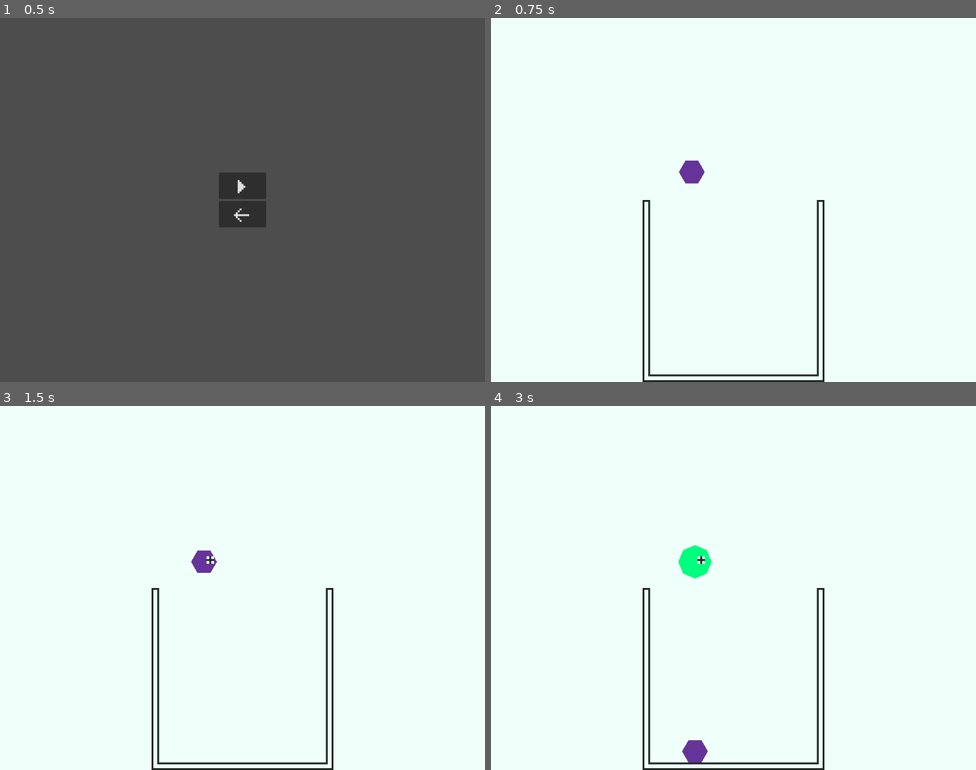
Above: before the commit, frames 1-4 (two rows, left to right).
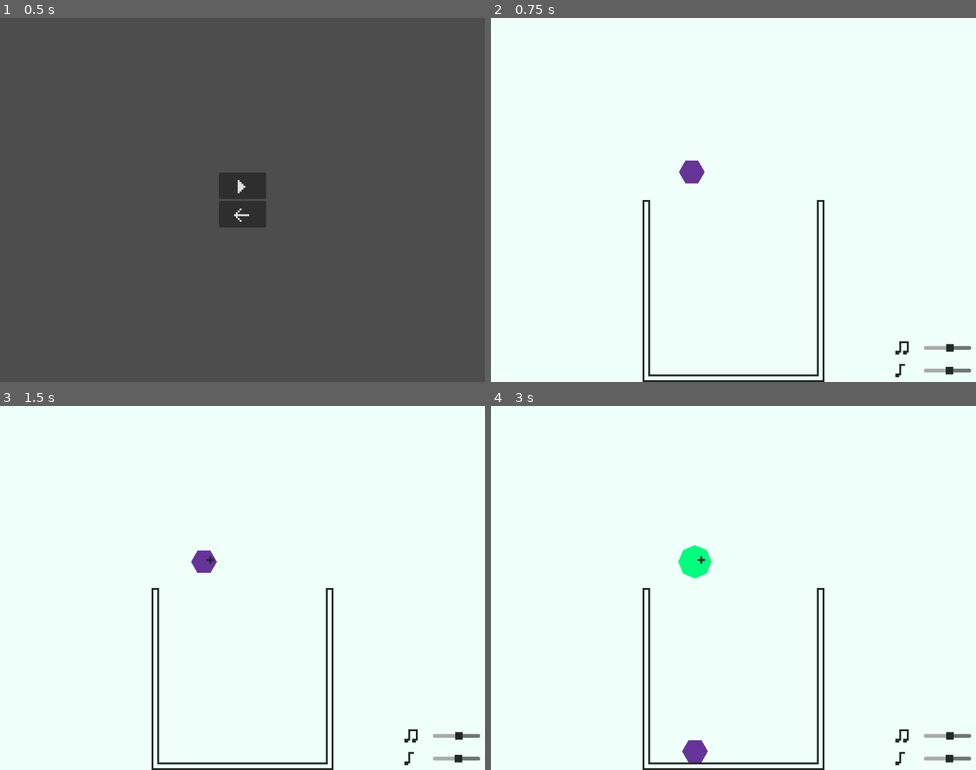
Above: after the commit, the same moments.

Repository: Silvester56/suikagon
Game: Godot game, scene res://scenes/main_menu.tscn
The game is run twice, just before and just after one commit, with the same random seed, the same clock (stepped at 60 frames per second) and the same inputs.
Inputs:
- Up to frame 1 (0.5 s): no input
- Up to frame 2 (0.75 s): click "M" at 0.5 s
- Up to frame 3 (1.5 s): tap Enter at 1.25 s; hold D (right) from 1.28 s (still down); tap Space (drop) at 1.35 s
- Up to frame 4 (3 s): release D (right) at 2.03 s; hold A (left) 2.03-2.78 s; tap Space (drop) at 2.1, 2.85 s; hold D (right) from 2.78 s (still down)

Frame 1 is identical in both runs. In frame 2, 0.3% of the frame differs, in the area x 83-99%, y 88-99%; in frame 3, 0.4%; in frame 4, 0.4%, in the area x 42-99%, y 41-99%.

Commit message:
Add music and SFX

Diff:
--- /dev/null
+++ b/default_bus_layout.tres
@@ -0,0 +1,16 @@
+[gd_resource type="AudioBusLayout" format=3 uid="uid://vgd0xrr5q6fu"]
+
+[resource]
+bus/0/volume_db = -10.9863
+bus/1/name = &"Music"
+bus/1/solo = false
+bus/1/mute = false
+bus/1/bypass_fx = false
+bus/1/volume_db = -5.04224
+bus/1/send = &"Master"
+bus/2/name = &"SFX"
+bus/2/solo = false
+bus/2/mute = false
+bus/2/bypass_fx = false
+bus/2/volume_db = -5.04538
+bus/2/send = &"Master"
--- a/scenes/game.tscn
+++ b/scenes/game.tscn
@@ -1,11 +1,14 @@
-[gd_scene load_steps=14 format=4 uid="uid://guo48c2kk88c"]
+[gd_scene load_steps=17 format=4 uid="uid://guo48c2kk88c"]
 
 [ext_resource type="Script" path="res://scripts/game.gd" id="1_jlesc"]
 [ext_resource type="Texture2D" uid="uid://hg1jngpaj0vc" path="res://assets/suikagon_bin.png" id="1_xwsia"]
 [ext_resource type="Script" path="res://scripts/player.gd" id="2_37wt5"]
 [ext_resource type="Texture2D" uid="uid://bj1lhw6ojwlse" path="res://assets/suikagon_player.png" id="3_03u2x"]
 [ext_resource type="PackedScene" uid="uid://cl8jliqdp472p" path="res://scenes/polygon.tscn" id="3_n5yn5"]
+[ext_resource type="AudioStream" uid="uid://befifpot4e11d" path="res://assets/drop.mp3" id="6_oaau2"]
 [ext_resource type="Theme" uid="uid://ca5vytba72ia1" path="res://themes/icon_bit_one.tres" id="6_rwg43"]
+[ext_resource type="PackedScene" uid="uid://cq6kuccwnpfm8" path="res://scenes/volume_slider.tscn" id="7_dywe0"]
+[ext_resource type="AudioStream" uid="uid://wswppdl66cp2" path="res://assets/mcm.mp3" id="8_ivupv"]
 
 [sub_resource type="TileSetAtlasSource" id="TileSetAtlasSource_polh0"]
 texture = ExtResource("1_xwsia")
@@ -78,6 +81,10 @@
 [node name="Sprite2D" type="Sprite2D" parent="Player"]
 texture = ExtResource("3_03u2x")
 
+[node name="Drop" type="AudioStreamPlayer" parent="Player"]
+stream = ExtResource("6_oaau2")
+bus = &"SFX"
+
 [node name="Area2D" type="Area2D" parent="."]
 position = Vector2(337, 384)
 
@@ -147,8 +154,33 @@
 [node name="CollisionShape2D" type="CollisionShape2D" parent="PlayerLimitRight"]
 shape = SubResource("RectangleShape2D_5mgps")
 
+[node name="MusicSlider" parent="." instance=ExtResource("7_dywe0")]
+offset_left = 844.0
+offset_top = 672.0
+offset_right = 844.0
+offset_bottom = 672.0
+busName = "Music"
+
+[node name="SFXSlider" parent="." instance=ExtResource("7_dywe0")]
+offset_left = 844.0
+offset_top = 720.0
+offset_right = 844.0
+offset_bottom = 720.0
+busName = "SFX"
+
+[node name="Label" parent="SFXSlider" index="0"]
+text = "g"
+
+[node name="Music" type="AudioStreamPlayer" parent="."]
+stream = ExtResource("8_ivupv")
+autoplay = true
+bus = &"Music"
+parameters/looping = true
+
 [connection signal="body_entered" from="Area2D" to="." method="_on_area_2d_body_entered"]
 [connection signal="body_exited" from="Area2D" to="." method="_on_area_2d_body_exited"]
 [connection signal="timeout" from="GameOverTimer" to="." method="_on_game_over_timer_timeout"]
 [connection signal="pressed" from="GameOverScreen/VBoxContainer/Retry" to="." method="_on_retry_pressed"]
 [connection signal="pressed" from="GameOverScreen/VBoxContainer/Quit" to="." method="_on_quit_pressed"]
+
+[editable path="SFXSlider"]
--- a/scenes/polygon.tscn
+++ b/scenes/polygon.tscn
@@ -1,6 +1,7 @@
-[gd_scene load_steps=2 format=3 uid="uid://cl8jliqdp472p"]
+[gd_scene load_steps=3 format=3 uid="uid://cl8jliqdp472p"]
 
 [ext_resource type="Script" path="res://scripts/polygon.gd" id="1_50fdp"]
+[ext_resource type="AudioStream" uid="uid://bhymxacp61yhy" path="res://assets/merge.mp3" id="2_wts3n"]
 
 [node name="Polygon" type="RigidBody2D"]
 gravity_scale = 0.5
@@ -15,4 +16,8 @@
 color = Color(1, 0.709804, 1, 1)
 polygon = PackedVector2Array(10, 0, -5, 8.66, -5, -8.66)
 
+[node name="Merge" type="AudioStreamPlayer" parent="."]
+stream = ExtResource("2_wts3n")
+bus = &"SFX"
+
 [connection signal="body_entered" from="." to="." method="_on_body_entered"]
--- /dev/null
+++ b/scenes/volume_slider.tscn
@@ -0,0 +1,38 @@
+[gd_scene load_steps=5 format=3 uid="uid://cq6kuccwnpfm8"]
+
+[ext_resource type="Script" path="res://scripts/volume_slider.gd" id="1_w157l"]
+[ext_resource type="Theme" uid="uid://ca5vytba72ia1" path="res://themes/icon_bit_one.tres" id="2_0dmn6"]
+[ext_resource type="Texture2D" uid="uid://ce84ne8n2jfb1" path="res://assets/suikagon_volume_grabber.png" id="3_0tdb3"]
+[ext_resource type="FontFile" uid="uid://c36mqkolt0hhv" path="res://assets/IconBitTwo.ttf" id="3_bwn8c"]
+
+[node name="VolumeSlider" type="Control"]
+layout_mode = 3
+anchors_preset = 15
+anchor_right = 1.0
+anchor_bottom = 1.0
+grow_horizontal = 2
+grow_vertical = 2
+script = ExtResource("1_w157l")
+
+[node name="Label" type="Label" parent="."]
+layout_mode = 0
+offset_left = 10.0
+offset_top = -10.0
+offset_right = 66.0
+offset_bottom = 46.0
+theme = ExtResource("2_0dmn6")
+theme_override_colors/font_color = Color(0.12549, 0.164706, 0.145098, 1)
+theme_override_fonts/font = ExtResource("3_bwn8c")
+text = "h"
+
+[node name="HSlider" type="HSlider" parent="."]
+layout_mode = 0
+offset_left = 70.0
+offset_right = 170.0
+offset_bottom = 48.0
+theme_override_icons/grabber = ExtResource("3_0tdb3")
+theme_override_icons/grabber_highlight = ExtResource("3_0tdb3")
+max_value = 1.0
+step = 0.001
+
+[connection signal="value_changed" from="HSlider" to="." method="_on_h_slider_value_changed"]
--- a/scripts/player.gd
+++ b/scripts/player.gd
@@ -21,6 +21,7 @@
 	move_and_slide()
 
 func drop() -> void:
+	$Drop.play()
 	currentShape.freeze = false
 	currentShape.connect("body_entered", _on_shape_collision)
 	currentShape.reparent($"..")
--- a/scripts/polygon.gd
+++ b/scripts/polygon.gd
@@ -16,7 +16,11 @@
 	$Polygon2D.polygon = polygonVectorArray
 	$Polygon2D.color = allColors[index]
 
+func playMergeSound() -> void:
+	$Merge.play()
+
 func _on_body_entered(body: Node) -> void:
 	if body.has_method("setAttributes") and body.currentIndex == currentIndex and currentIndex < len(allEdges) - 1:
+		body.playMergeSound()
 		body.setAttributes(currentIndex + 1)
 		queue_free()
--- /dev/null
+++ b/scripts/volume_slider.gd
@@ -0,0 +1,12 @@
+extends Control
+
+@export var busName: String
+
+var busIndex: int
+
+func _ready() -> void:
+	busIndex = AudioServer.get_bus_index(busName)
+	$HSlider.value = db_to_linear(AudioServer.get_bus_volume_db(busIndex))
+
+func _on_h_slider_value_changed(value: float) -> void:
+	AudioServer.set_bus_volume_db(busIndex, linear_to_db(value))
Not shown, added: assets/drop.mp3.import
Not shown, added: assets/mcm.mp3.import
Not shown, added: assets/merge.mp3.import
Binary file changed: assets/suikagon_bin.png
Binary file changed: assets/suikagon_player.png
Binary file added: assets/suikagon_volume_grabber.png
Not shown, added: assets/suikagon_volume_grabber.png.import
Not shown, added: assets/drop.mp3
Not shown, added: assets/mcm.mp3
Not shown, added: assets/merge.mp3
